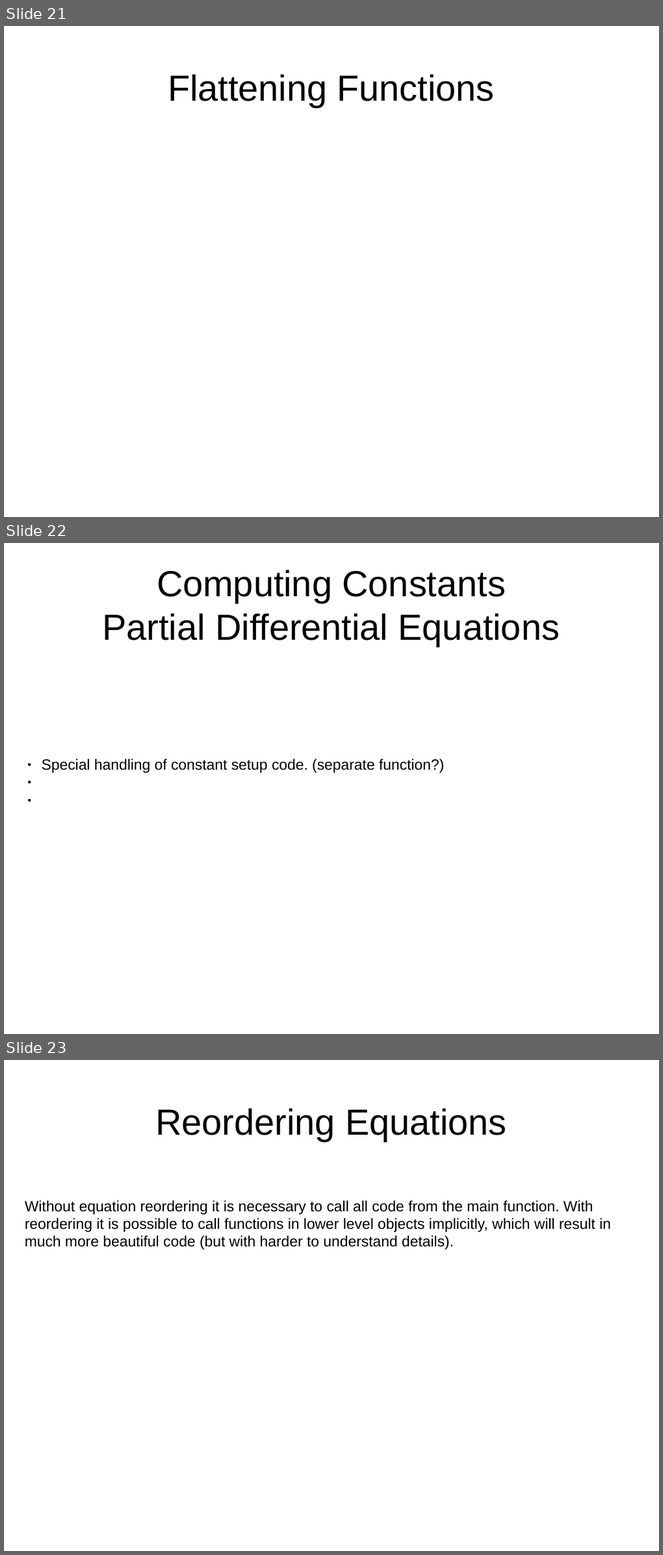
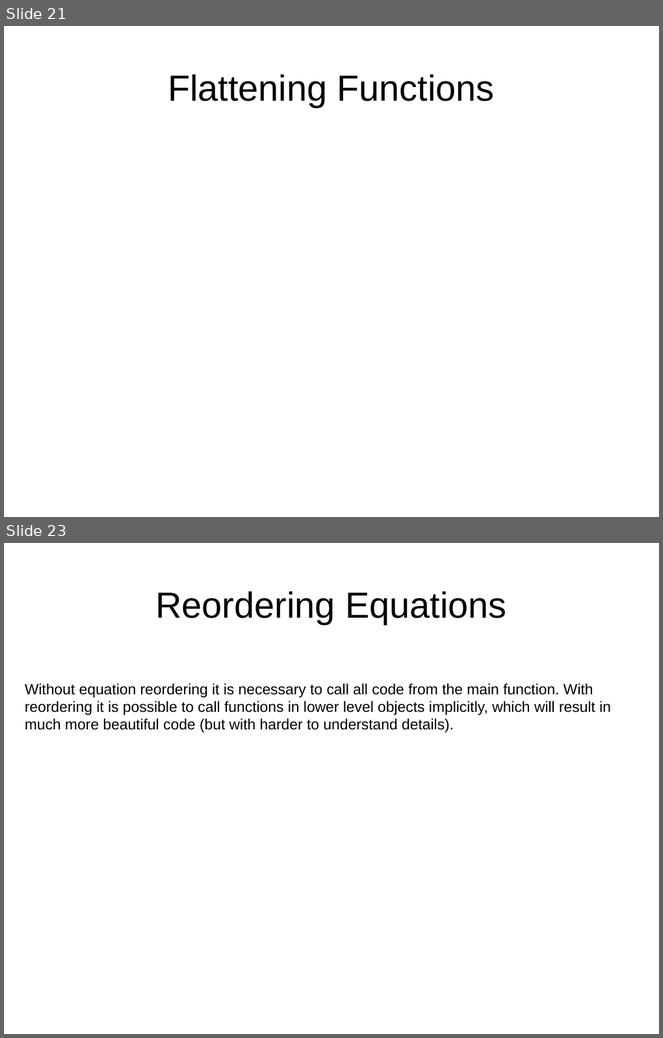
Before and after one commit to eike-welk/freeode, a slide deck: freeode_py/SIML Compiler Outline.odp. Shown one above the other, each under a label of ours: slides 21, 22 and 23 before the commit, slides 21 and 23 after it; the slides between them are not shown. The pictures are 663x1555 and 663x1038 pixels, drawn with LibreOffice and Linux fonts; fonts in the diff are those of the drawing. Boxes give left, top, right and bottom in pixels: in the first picture for what was removed or moved away, otherwise in the second. Text is boxed around its words. In the diff, an @@ line names an element or a change of style, - is before the commit and + after.

```diff
--- a/freeode_py/SIML Compiler Outline.odp
+++ b/freeode_py/SIML Compiler Outline.odp
@@ slide 22 removed at <box>4,543,659,1034</box>, background #FFFFFF @@
@@ title removed at <box>103,570,560,646</box> @@
-Computing Constants
-Partial Differential Equations
@@ text removed at <box>42,759,444,773</box> @@
-● Special handling of constant setup code. (separate function?)
```
Also in this commit, not shown: 2 slides added, 5 other files.
